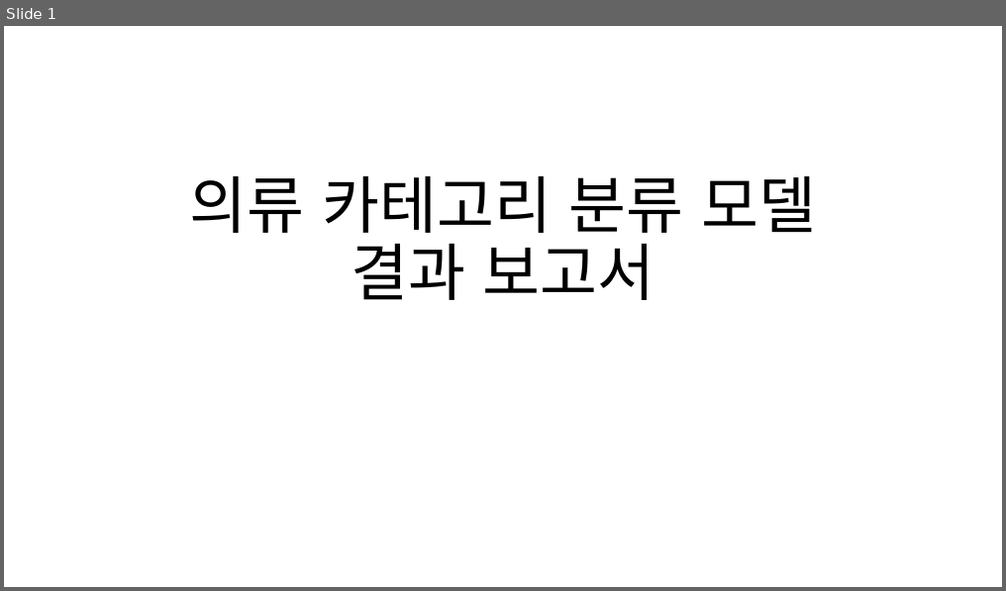
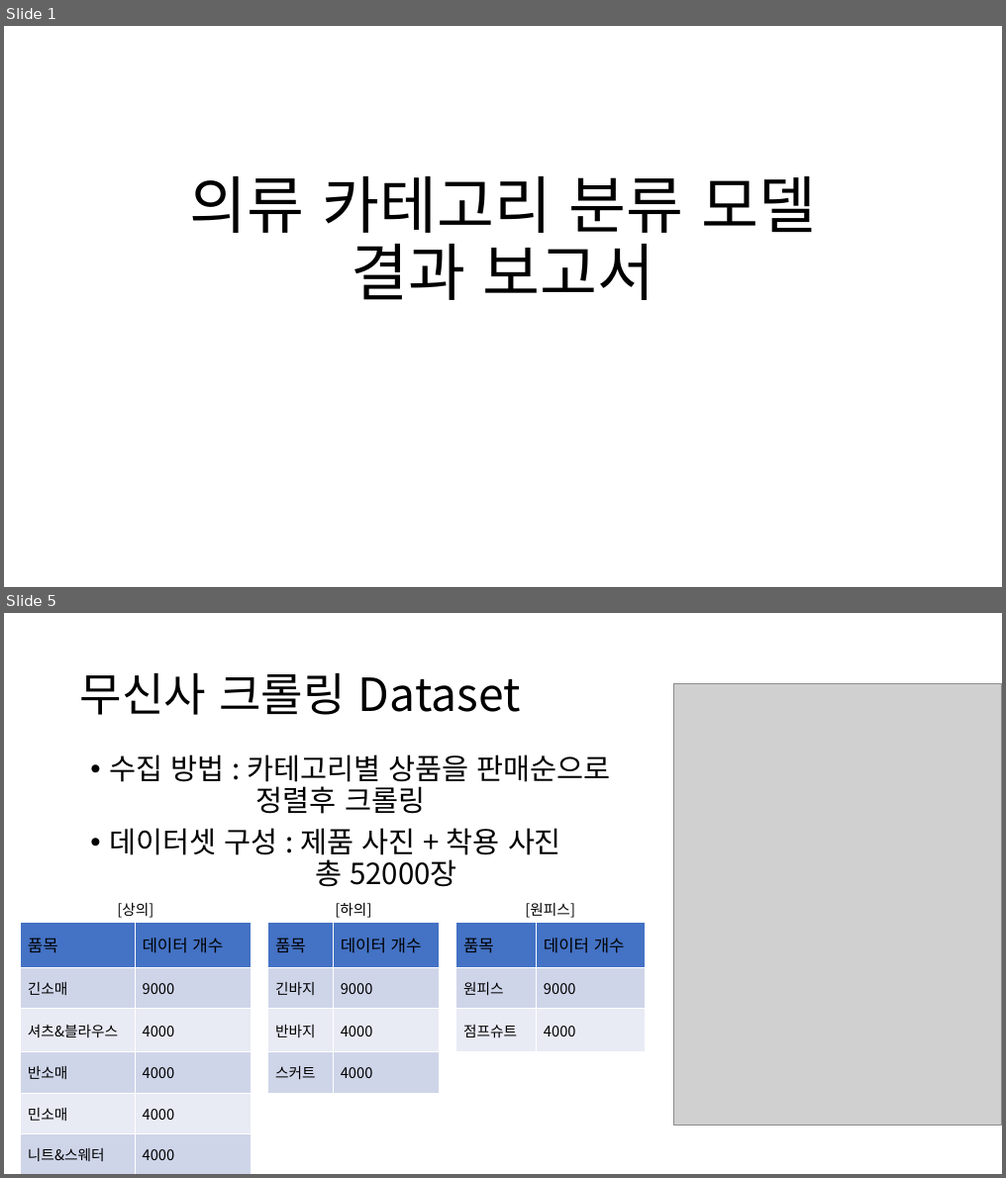
Before and after one commit to Playdata-G-DA35/DA35-final-team2-Item_Classification_RPA, a slide deck: documents/의류 카테고리 분류 모델 결과 보고서.pptx. Shown one above the other, each under a label of ours: slide 1 before the commit, slides 1 and 5 after it; the slides between them are not shown. The pictures are 1006x591 and 1006x1178 pixels, drawn with LibreOffice and Linux fonts; fonts in the diff are those of the drawing; grey boxes stand for pictures. Boxes give left, top, right and bottom in pixels: in the first picture for what was removed or moved away, otherwise in the second. Text is boxed around its words. In the diff, an @@ line names an element or a change of style, - is before the commit and + after.

```diff
--- a/documents/의류 카테고리 분류 모델 결과 보고서.pptx
+++ b/documents/의류 카테고리 분류 모델 결과 보고서.pptx
@@ slide 5 added at box(4, 613, 1002, 1174), background #FFFFFF @@
@@ title added at box(80, 672, 521, 715), 44 pt, text #000000 @@
+무신사 크롤링 Dataset
@@ picture added at box(674, 683, 1001, 1126) @@
@@ text added at box(109, 755, 611, 887), 28 pt, text #000000 @@
+• 수집 방법 : 카테고리별 상품을 판매순으로
+  정렬후 크롤링
+• 데이터셋 구성 : 제품 사진 + 착용 사진
+  총 52000장
@@ text added at box(117, 903, 153, 918), 14 pt, text #000000 @@
+[상의]
@@ text added at box(335, 903, 371, 918), 14 pt, text #000000 @@
+[하의]
@@ text added at box(525, 903, 575, 918), 14 pt, text #000000 @@
+[원피스]
@@ table added at box(21, 922, 252, 1174), 6 rows, 2 columns @@
+품목 | 데이터 개수
+긴소매 | 9000
+셔츠&블라우스 | 4000
+반소매 | 4000
+민소매 | 4000
+니트&스웨터 | 4000
@@ table added at box(268, 922, 440, 1093), 4 rows, 2 columns @@
+품목 | 데이터 개수
+긴바지 | 9000
+반바지 | 4000
+스커트 | 4000
@@ table added at box(456, 922, 645, 1053), 3 rows, 2 columns @@
+품목 | 데이터 개수
+원피스 | 9000
+점프슈트 | 4000
```
Also in this commit, not shown: 2 slides changed, 15 other slides added, 46 other files.
